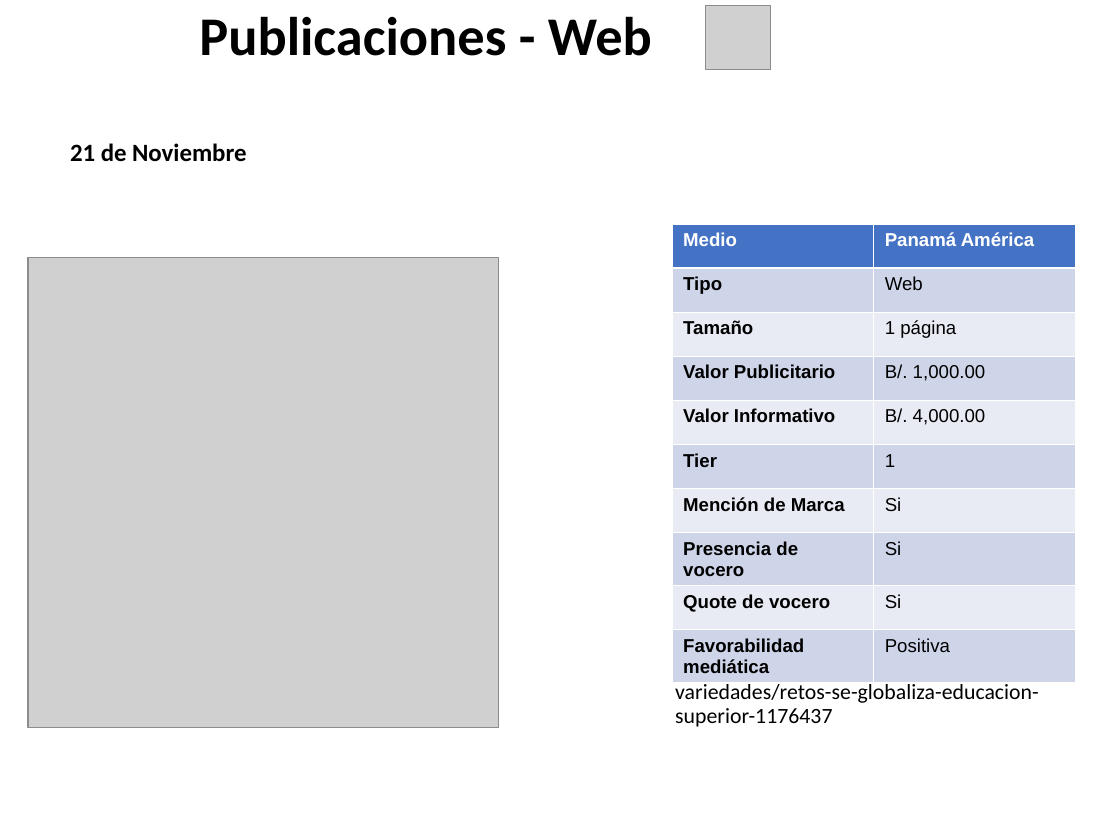
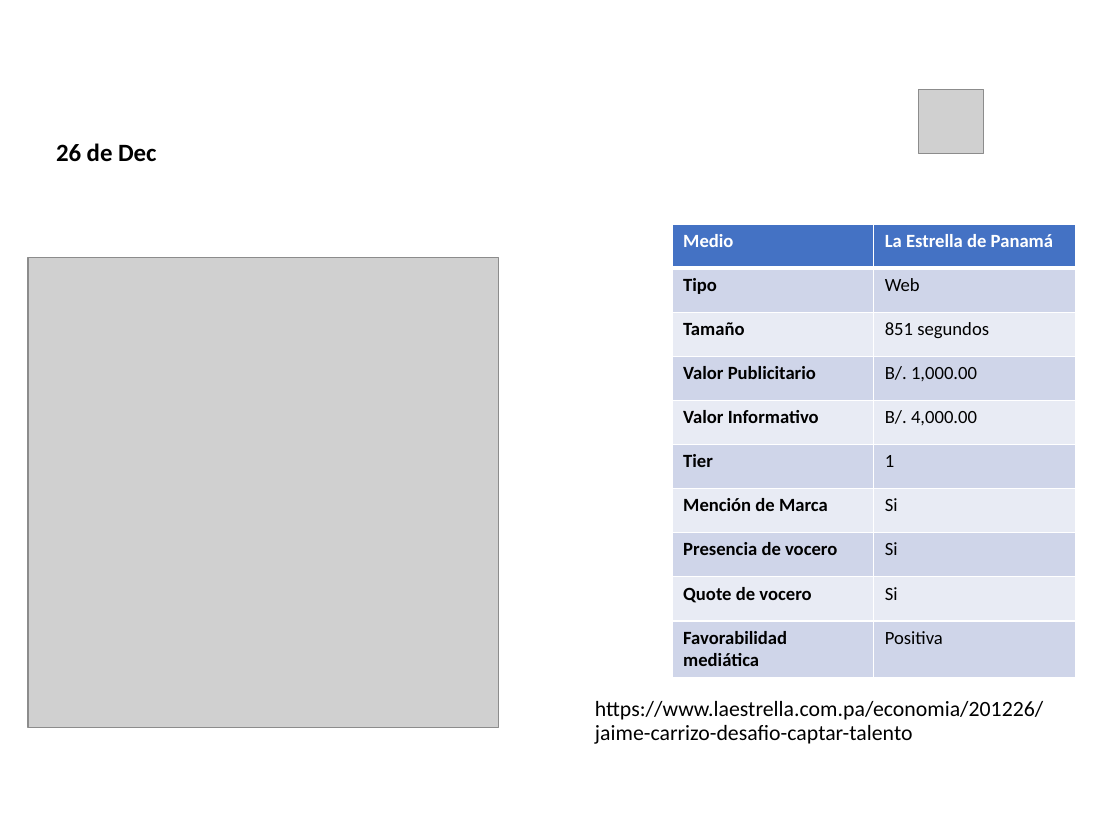
Before and after one commit to dgarci23/Report-Generator, a slide deck: slide 13 of Presentacion Terminada.pptx (slide 5 before the commit). Drawn at 1120x840 pixels with LibreOffice and Linux fonts; fonts in the diff are those of the drawing; grey boxes stand for pictures; background and template pictures are left out. Boxes give left, top, right and bottom in pixels: in the first picture for what was removed or moved away, otherwise in the second. Text is boxed around its words. In the diff, an @@ line names an element or a change of style, - is before the commit and + after.

```diff
--- a/Presentacion Terminada.pptx
+++ b/Presentacion Terminada.pptx
@@ title "Publicaciones - Web": place and size @@
-title "Publicaciones - Web" at [199,16,652,56]
+title "Publicaciones - Web" at [160,2,893,92]
@@ title "Publicaciones - Web" at [160,2,893,92]: text colour #000000 to #FFFFFF @@
@@ picture: place and size @@
-picture at [706,6,771,69]
+picture at [918,90,983,153]
@@ text at [56,143,157,162]: text changed @@
-21 de Noviembre
+26 de Dec
@@ table at [672,224,1075,670] @@
-row 1, column 2: Panamá América
+row 1, column 2: La Estrella de Panamá
-row 3, column 2: 1 página
+row 3, column 2: 851 segundos
@@ font Arial to Calibri in "Medio", "Tipo", "Web", "Tamaño" and 14 more places @@
@@ text removed at [675,657,1039,727] @@
-https://www.panamaamerica.com.pa/variedades/retos-se-globaliza-educacion-superior-1176437
@@ text added at [595,701,1043,744], 14 pt, text #000000 @@
+https://www.laestrella.com.pa/economia/201226/jaime-carrizo-desafio-captar-talento
```
Also in this commit, not shown: 22 other slides changed, 3 slides removed, 4 other files.
